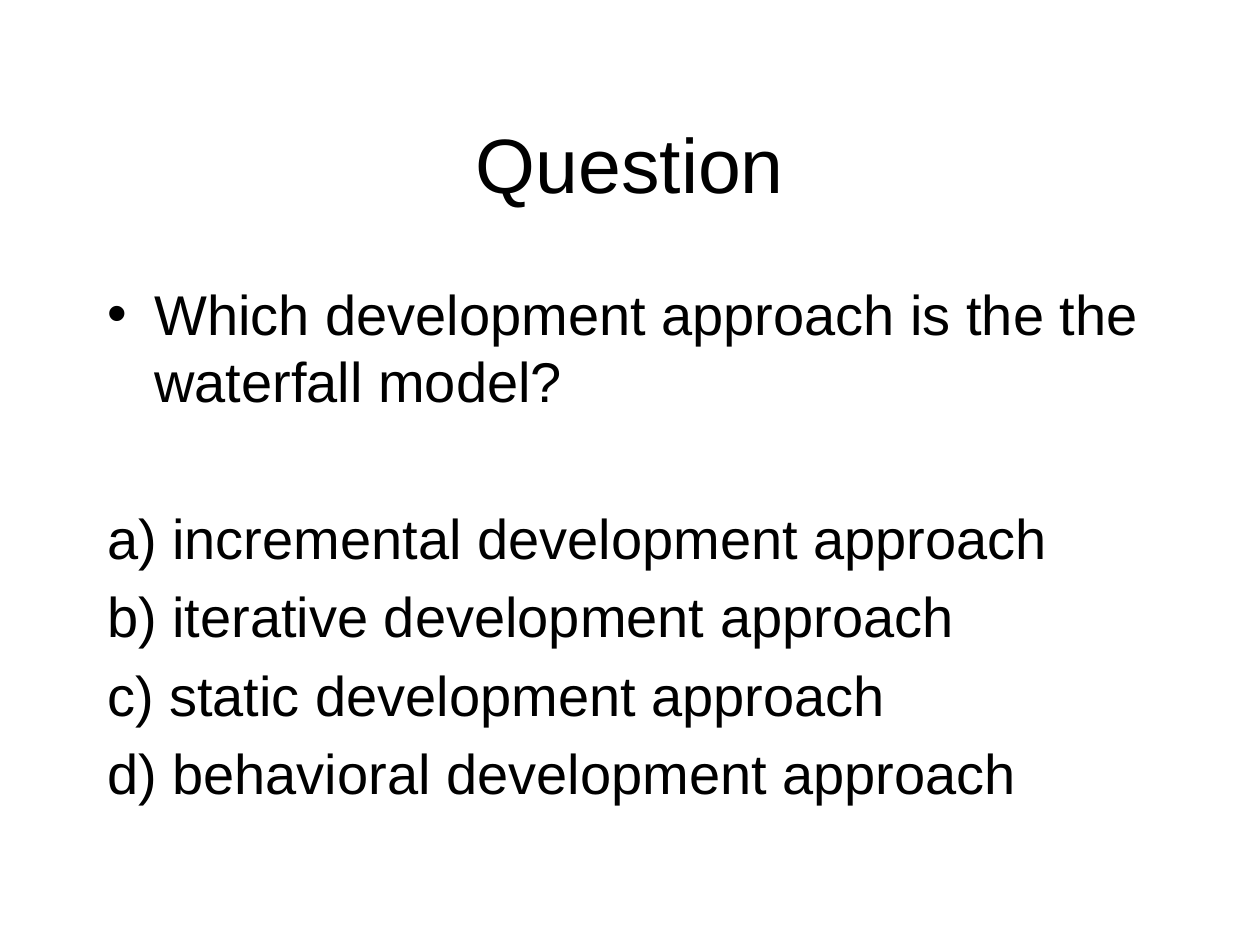
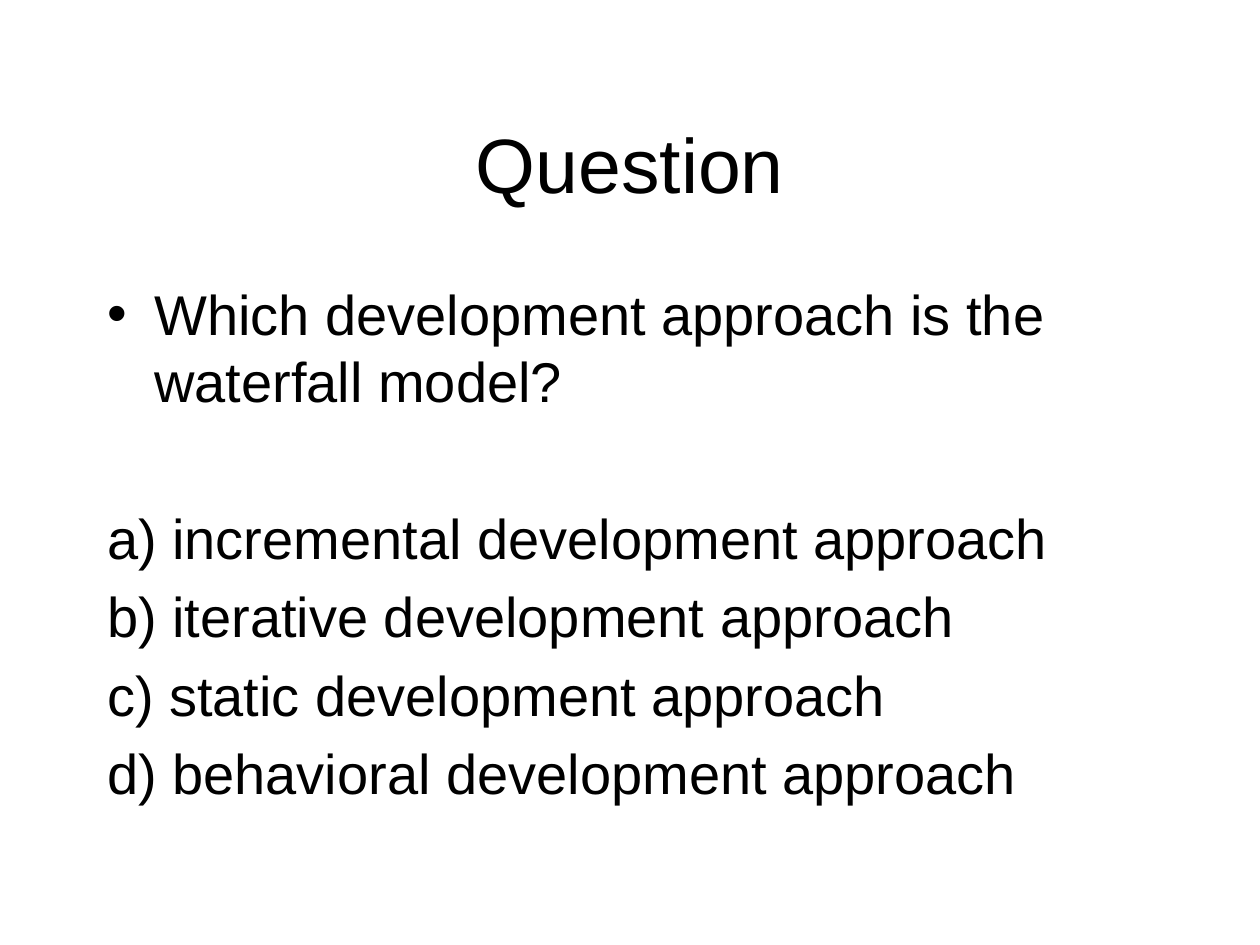
Before and after one commit to octaviordz/zjnu2017.github.io, a slide deck: slide 26 of OOAD/lectures/080--Processes.pptx. Drawn at 1260x945 pixels with LibreOffice and Linux fonts; fonts in the diff are those of the drawing. Boxes give left, top, right and bottom in pixels: in the first picture for what was removed or moved away, otherwise in the second. Text is boxed around its words. In the diff, an @@ line names an element or a change of style, - is before the commit and + after.

```diff
--- a/OOAD/lectures/080--Processes.pptx
+++ b/OOAD/lectures/080--Processes.pptx
@@ text at [154,294,1044,403]: text changed @@
-• Which development approach is the the waterfall model?
+• Which development approach is the waterfall model?
```
Also in this commit, not shown: 1 other slide changed, 7 other files.
